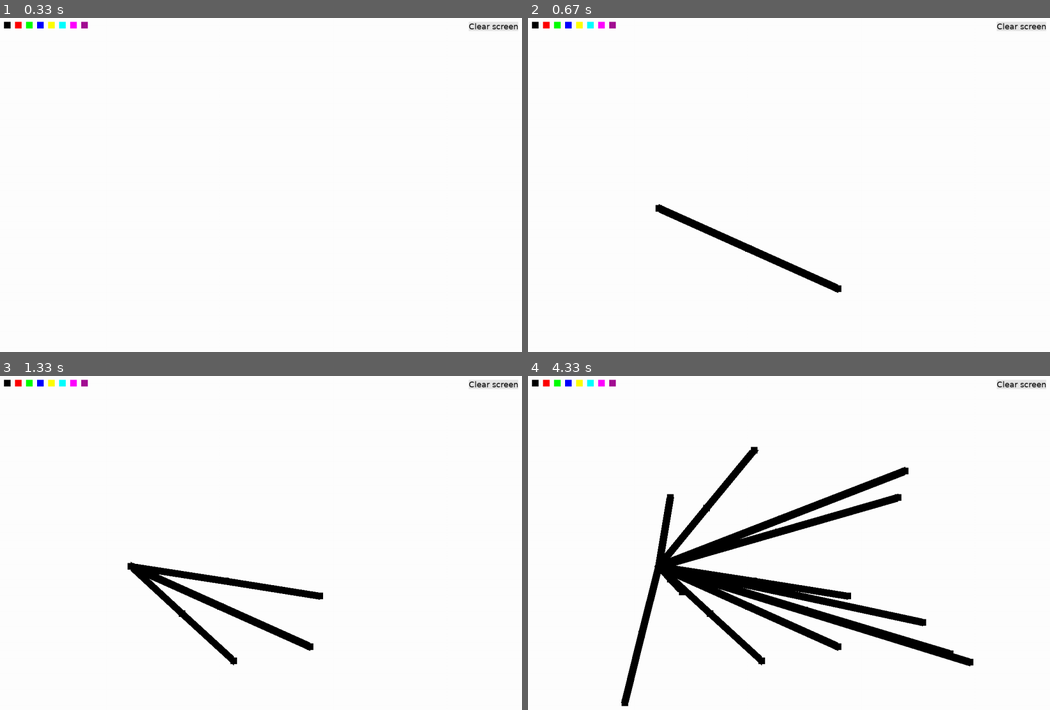
Above: before the commit, frames 1-4 (two rows, left to right).
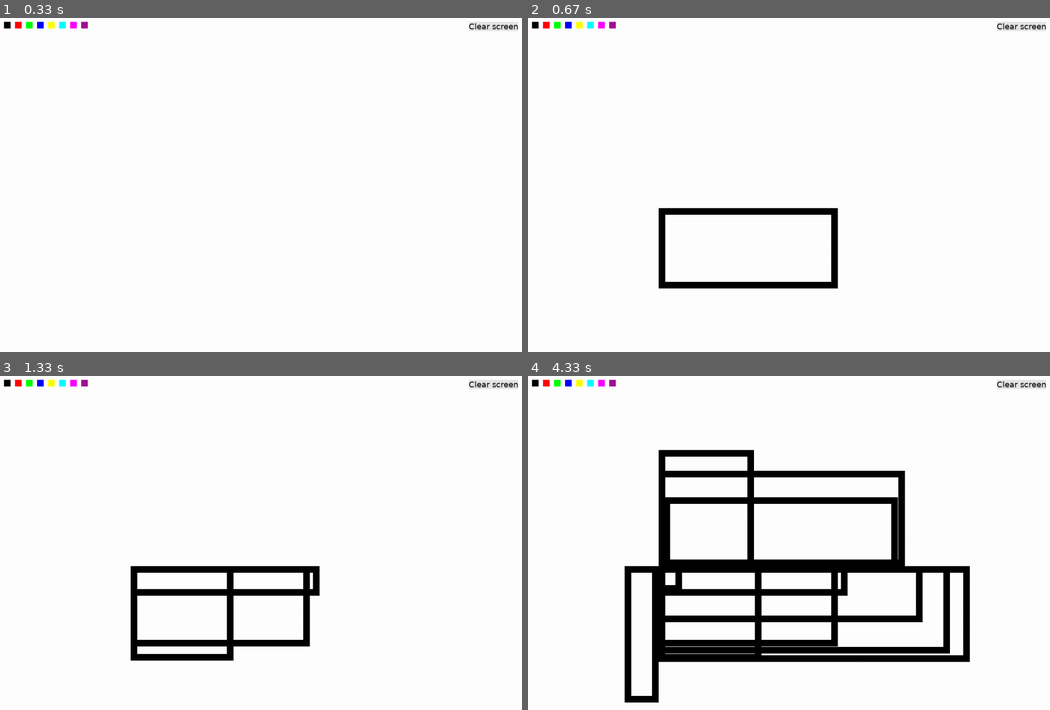
Above: after the commit, the same moments.

Repository: simplycode07/Paint-app-with-pygame
Game: pygame game, started from main.py
Two runs of this game, one before a commit and one after it. Both use one fixed random seed, a clock stepped at 60 frames per second and the inputs below.
Inputs (mouse positions are in pixels of both pictures, inside the frame that each line leads up to):
- Up to frame 1 (0.33 s): no input
- Up to frame 2 (0.67 s): press the mouse at (658, 208) at 0.37 s; move the mouse to (747, 248) at 0.47 s; release the mouse at (835, 288) at 0.6 s
- Up to frame 3 (1.33 s): press the mouse at (130, 566) at 0.7 s; move the mouse to (224, 579) at 0.8 s; release the mouse at (318, 596) at 0.93 s; press the mouse at (130, 566) at 1.03 s; move the mouse to (182, 613) at 1.13 s; release the mouse at (234, 659) at 1.27 s
- Up to frame 4 (4.33 s): press the mouse at (658, 566) at 1.37 s; move the mouse to (789, 593) at 1.47 s; release the mouse at (924, 623) at 1.6 s; press the mouse at (658, 566) at 1.7 s; move the mouse to (815, 613) at 1.8 s; release the mouse at (971, 663) at 1.93 s; press the mouse at (658, 566) at 2.03 s; move the mouse to (778, 532) at 2.13 s; release the mouse at (898, 496) at 2.27 s; press the mouse at (658, 566) at 2.37 s; move the mouse to (783, 519) at 2.47 s; release the mouse at (903, 469) at 2.6 s; press the mouse at (658, 566) at 2.7 s; move the mouse to (663, 532) at 2.8 s; release the mouse at (668, 496) at 2.93 s; press the mouse at (658, 566) at 3.03 s; move the mouse to (642, 633) at 3.13 s; release the mouse at (621, 703) at 3.27 s; press the mouse at (658, 566) at 3.37 s; move the mouse to (668, 579) at 3.47 s; release the mouse at (679, 593) at 3.6 s; press the mouse at (658, 566) at 3.7 s; move the mouse to (804, 609) at 3.8 s; release the mouse at (950, 653) at 3.93 s; press the mouse at (658, 566) at 4.03 s; move the mouse to (705, 509) at 4.13 s; release the mouse at (752, 449) at 4.27 s

Frame 1 is identical in both runs. In frame 2, 2.7% of the frame differs, in the area x 24-61%, y 55-83%; in frame 3, 4.6%; in frame 4, 17%, in the area x 17-86%, y 21-99%.

Commit message:
Rect tool works!

Diff:
--- a/main.py
+++ b/main.py
@@ -9,7 +9,7 @@
 
 # tools = [canvas.Pen(colors["black"], settings.default_size), canvas.Square(colors["black"], settings.default_size)]
 tool_manager = canvas.ToolManager(colors["black"], 15)
-current_tool = 0
+tool_manager.tool_id = 1
 
 ui = UI(tool_manager)
 
@@ -29,22 +29,16 @@
 
         pos = list(pygame.mouse.get_pos())
 
-        # if click is in drawing area
+        # if mouse is in drawing area
         if pos[1] > settings.ui_height:
             # because the surface starts from (0, ui_height) and the mouse input is with respect to origin of display
             pos[1] -= settings.ui_height
-            tool_manager.onclick(pos, mouse_state)
+            tool_manager.input(pos, mouse_state)
 
         elif mouse_state[0]:
             ui.check_input(pos, canvas)
 
-        # if mouse_state == (1, 0, 0):
-        #     display.blit(tools[0].refresh(), (0, settings.ui_height))
-        #
-        # if mouse_state == (0, 0, 1):
-        #     display.blit(tools[0].refresh(), (0, settings.ui_height))
-
-    display.blit(tool_manager.onrefresh(mouse_state), (0, settings.ui_height))
+    display.blit(tool_manager.draw(), (0, settings.ui_height))
 
     pygame.display.update()
 
--- a/src/canvas.py
+++ b/src/canvas.py
@@ -1,6 +1,6 @@
 import pygame
 from . import settings, colors
-from math import atan, sin, pi, sqrt, modf
+from math import atan, sin, sqrt
 
 drawing_area = pygame.Surface((settings.resolution[0], settings.resolution[1] - settings.ui_height))
 drawing_area.fill(colors["white"])
@@ -14,24 +14,45 @@
         self.size = size
 
         self.tool_id = 0
-        self.tools = [Pen(color, size), Square(color, size)]
+        self.tools = [Pen(color, size), Rect(color, size)]
 
     # make a manager for tools which handles input and returns surface when refresh is called
-    def onclick(self, pos, mouse_state):
+    def input(self, pos, mouse_state):
         if self.tool_id == 0:
             if mouse_state[0]:
                 self.tools[0].add(pos, self.color)
-            if mouse_state[2]:
+            elif mouse_state[2]:
                 self.tools[0].add(pos, colors["white"])
 
-
-            if mouse_state == (0, 0, 0):
+            elif mouse_state == (0, 0, 0):
                 self.tools[0].positions = []
 
+        if self.tool_id == 1:
+            if mouse_state[0] and len(self.tools[1].positions) == 0:
+                self.tools[1].positions.append(pos)
 
-    def onrefresh(self, mouse_state):
+            if mouse_state[0] and len(self.tools[1].positions):
+                self.tools[1].show(pos)
+
+            if mouse_state[0] == 0 and len(self.tools[1].positions) == 1:
+                self.tools[1].positions = []
+
+            if mouse_state[0] == 0 and len(self.tools[1].positions) == 2:
+                self.tools[1].draw()
+
+    def draw(self):
         if self.tool_id == 0:
-            return self.tools[0].refresh()
+            self.tools[0].refresh()
+
+        return drawing_area
+
+    def update_color(self, color):
+        self.color = color
+        for tool in self.tools: tool.color = color
+
+    def update_size(self, size):
+        self.size = size
+        for tool in self.tools: tool.size = size
 
 class Pen:
     def __init__(self, color, size) -> None:
@@ -43,7 +64,6 @@
         if not color: color = self.color
 
         self.positions.append((pos, color))
-        print(self.positions)
 
     def refresh(self):
         if len(self.positions) == 1:
@@ -75,7 +95,54 @@
             self.positions.pop(0)
         return drawing_area
 
-class Square:
+class Rect:
     def __init__(self, color, size) -> None:
         self.color = color
         self.size = size
+
+        self.positions = []
+
+        self.old_drawing_area = pygame.Surface(drawing_area.get_size())
+
+    # this will render the square but without actually changing the drawing_area
+    def show(self, pos):
+        # first time rectangle is rendered
+        if len(self.positions) == 1:
+            # create copy of original drawing area
+            self.old_drawing_area.blit(drawing_area, (0, 0))
+            self.positions.append(pos)
+
+        # replace second position if it exists
+        elif len(self.positions) == 2:
+            # restore drawing_area from the copy we created
+            drawing_area.blit(self.old_drawing_area, (0, 0))
+            self.positions[1] = pos
+        else:
+            print("i did a fucky wucky")
+
+        print(self.positions)
+
+        rect = pygame.Rect(*self.change_form(*self.positions))
+        pygame.draw.rect(drawing_area, self.color, rect, self.size)
+
+    def draw(self):
+        self.positions = []
+        self.old_drawing_area.blit(drawing_area, (0, 0))
+
+    def change_form(self, point1, point2):
+        # first_corner --> (a,b)
+        # second_corner --> (c,d)
+        # third_corner = (first_corner[0], second_corner[1]) -->(a,d)
+        # fourth_corner = (second_corner[0], first_corner[1]) -->(c,b)
+
+        # note: first and second corners are diagonally opposite and so are third and fourth corners
+        #did this because as from above the x value for all corners can either be a or c
+        left_x = min(point1[0], point2[0])
+
+        #similarly y values can either be b or d, so the left_top corner can be decided by taking least of a,b and c,d
+        top_y = min(point1[1], point2[1])
+
+        width = abs(point1[0] - point2[0])
+        height = abs(point1[1] - point2[1])
+
+        return (left_x, top_y, width, height)
--- a/src/ui.py
+++ b/src/ui.py
@@ -39,9 +39,6 @@
 
             self.tool_buttons_rect.append(button_rect)
 
-        # self.clear_button_rect = pygame.Rect(settings.resolution[0] - (settings.large_butt_width + settings.large_butt_gap), settings.ui_start, settings.large_butt_width, settings.large_butt_height)
-
-
     def clear(self):
         print("clearing")
         self.canvas.fill(colors["white"])
@@ -50,17 +47,13 @@
     def check_input(self, pos, canvas):
         for button in self.color_buttons:
             if button.rect.collidepoint(pos):
-                self.tool_manager.color = button.color
+                self.tool_manager.update_color(button.color)
                 print(button.color, self.tool_manager.color)
-                # return (button.color, tool)
 
         if self.clear_button_rect.collidepoint(pos):
             self.clear()
             self.draw()
             canvas.clear()
-
-        # return (color, tool)
-        # return (color, tool_id)
 
     def draw(self, current_tool=None):
         for button in self.color_buttons:
